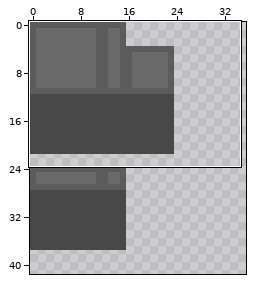
One commit to this pixel-art file: assets/levels/grasslands/stone_wall.ase. Above, an overview of the earlier version with the close-up marked.
Close-up. Before:
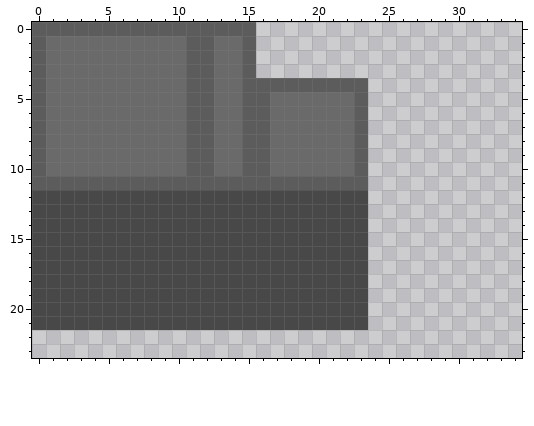
128x128 pixels, 1 frame. Shown: x 0..34, y 0..23. The wide view leaves out empty margins.
After the commit:
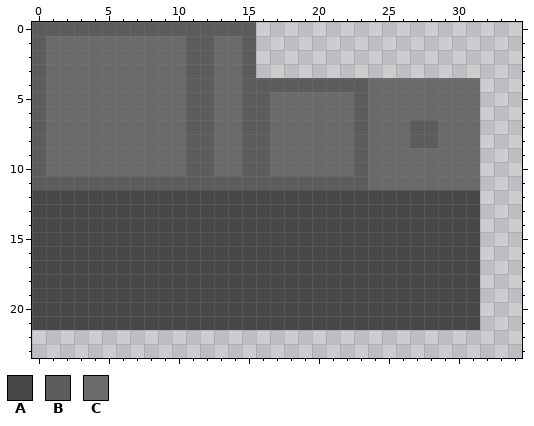
Palette (. is transparent): A #484848  B #5c5c5c  C #6a6a6a
Changes in this commit:
There is now colour A in rows 12 to 21 at x 24 to 31.
There is now colour B in rows 7 to 8 at x 27 to 28.
There is now colour C in rows 4 to 6 at x 24 to 31; in rows 7 to 8 at x 24 to 26 and 29 to 31; in rows 9 to 11 at x 24 to 31.
Boxes around the changes in both close-ups, in picture pixels (x1, y1, x2, y2):
added: (368, 78, 480, 330)
